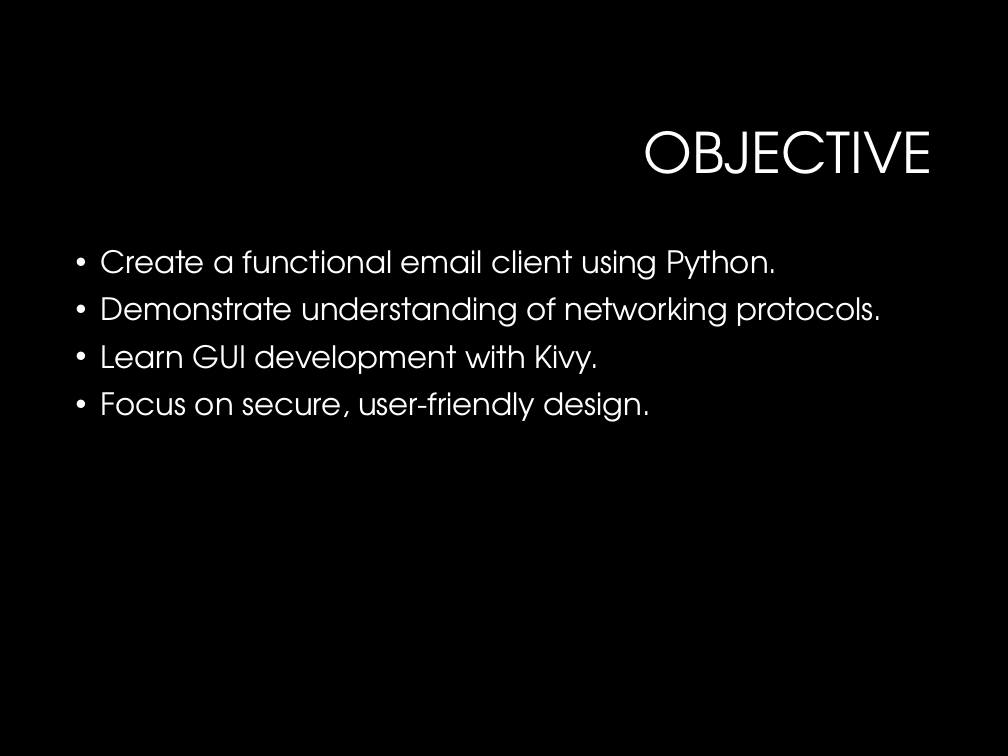
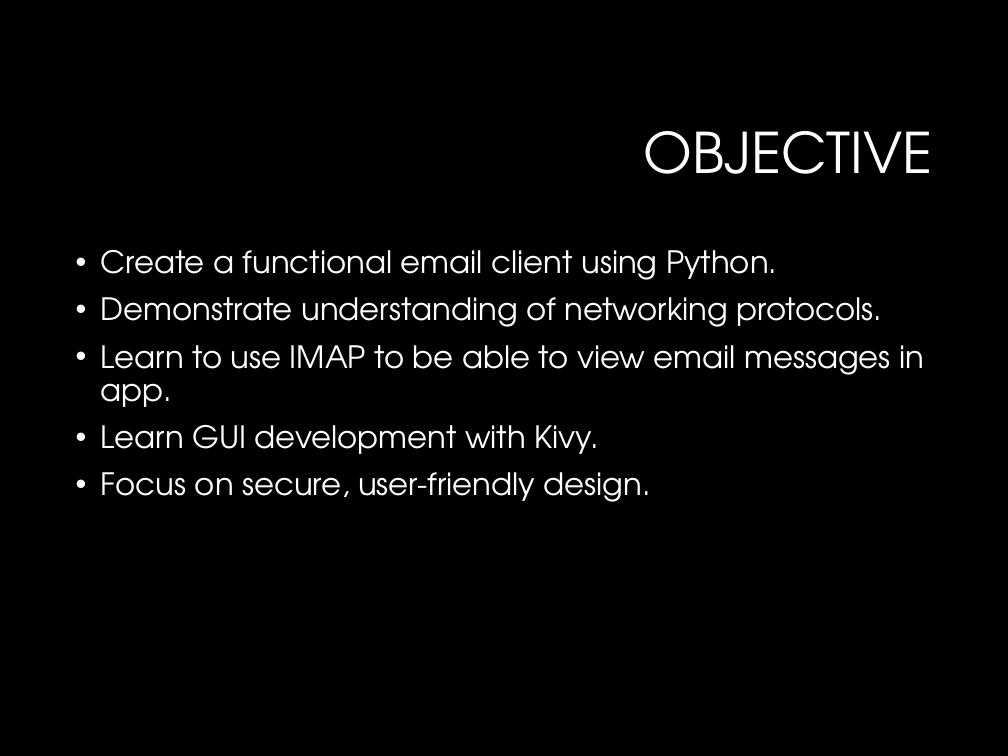
Before and after one commit to angelkautsi/EMAIL-SENDER-APPLICATION, a slide deck: slide 4 of Email_Sender_Application_Presentation.pptx. Drawn at 1008x756 pixels with LibreOffice and Linux fonts; fonts in the diff are those of the drawing; background and template pictures are left out. Boxes give left, top, right and bottom in pixels: in the first picture for what was removed or moved away, otherwise in the second. Text is boxed around its words. In the diff, an @@ line names an element or a change of style, - is before the commit and + after.

```diff
--- a/Email_Sender_Application_Presentation.pptx
+++ b/Email_Sender_Application_Presentation.pptx
@@ text at [101, 345, 924, 407]: paragraph added @@
+• Learn to use IMAP to be able to view email messages in app.
```
Also in this commit, not shown: 7 other slides changed.
